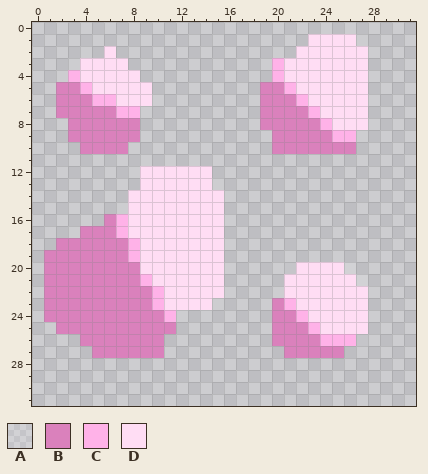
Two states of a pixel-art sprite, sprites/blocks/environment/raw-thaumium1.png. The picture above was drawn from the file before the commit.
The file is 32x32 pixels.
Palette (. is transparent): A #ffffff1c  B #da81bc  C #ffb2e8  D #ffddf4
After the commit:
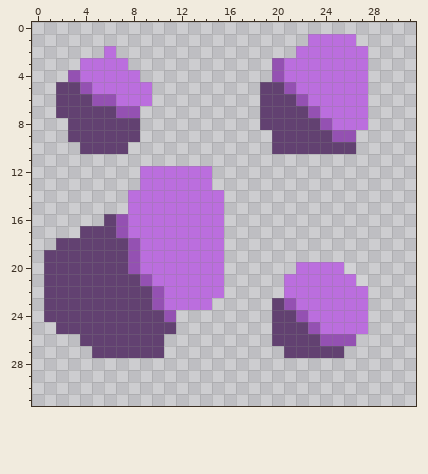
The exact change:
colour B: #da81bc -> #624171
colour C: #ffb2e8 -> #9451b2
colour D: #ffddf4 -> #bb6ede
y 20: x 8 B -> C
Where, in picture pixels (left, top, right, bottom), the same in both pictures:
changed: (44, 34, 368, 358)
